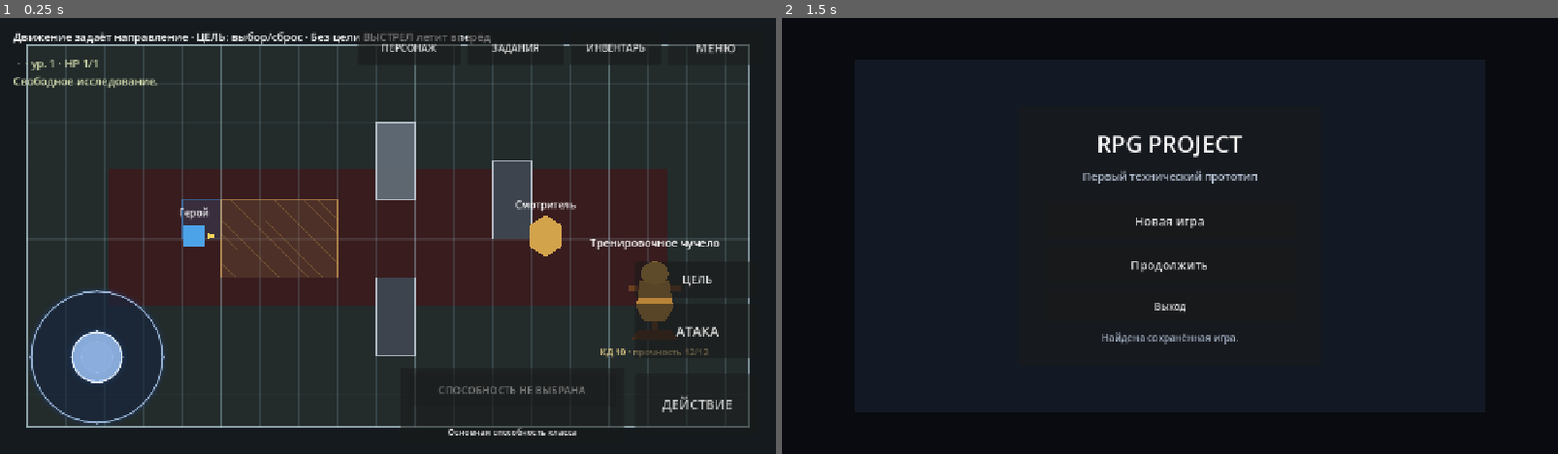
Above: before the commit, frames 1-2 (left to right).
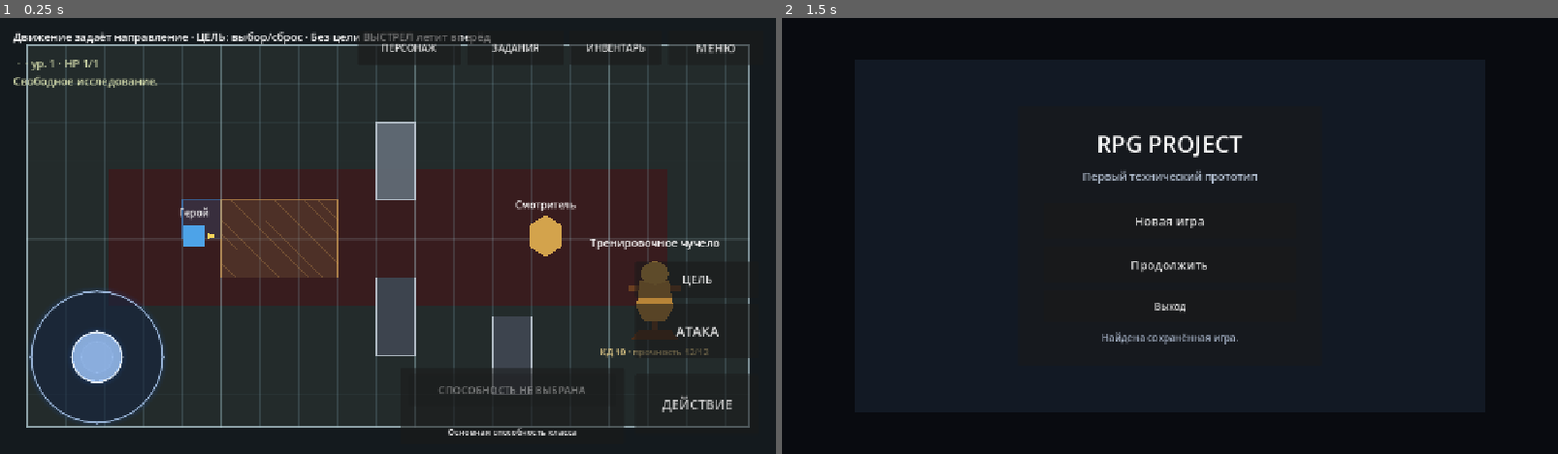
Above: after the commit, the same moments.

Repository: eretenkodaniil16-rgb/rpg-project
Game: Godot game, scene res://scenes/game/game.tscn
Same seed, same stepped clock (60 frames per second), same inputs: the game is played once before the commit and once after it. This scene is started directly instead of the project's main scene.
Inputs:
- Up to frame 1 (0.25 s): no input
- Up to frame 2 (1.5 s): click "ДЕЙСТВИЕ" at 0.5 s; click "МЕНЮ" at 1.25 s

The runs differ from the first frame. In frame 1, 1.6% of the frame differs, in the area x 63-69%, y 32-87%; in frame 2, nothing differs.

Commit message:
fix: keep baseline ranged test lane clear of total cover

Diff:
--- a/scripts/game/combat_environment.gd
+++ b/scripts/game/combat_environment.gd
@@ -33,7 +33,7 @@
 			"blocks_line_of_sight": false
 		},
 		{
-			"rect": Rect2(813.0, 237.0, 64.0, 128.0),
+			"rect": Rect2(813.0, 493.0, 64.0, 128.0),
 			"cover_bonus": 0,
 			"blocks_movement": true,
 			"blocks_line_of_sight": true
